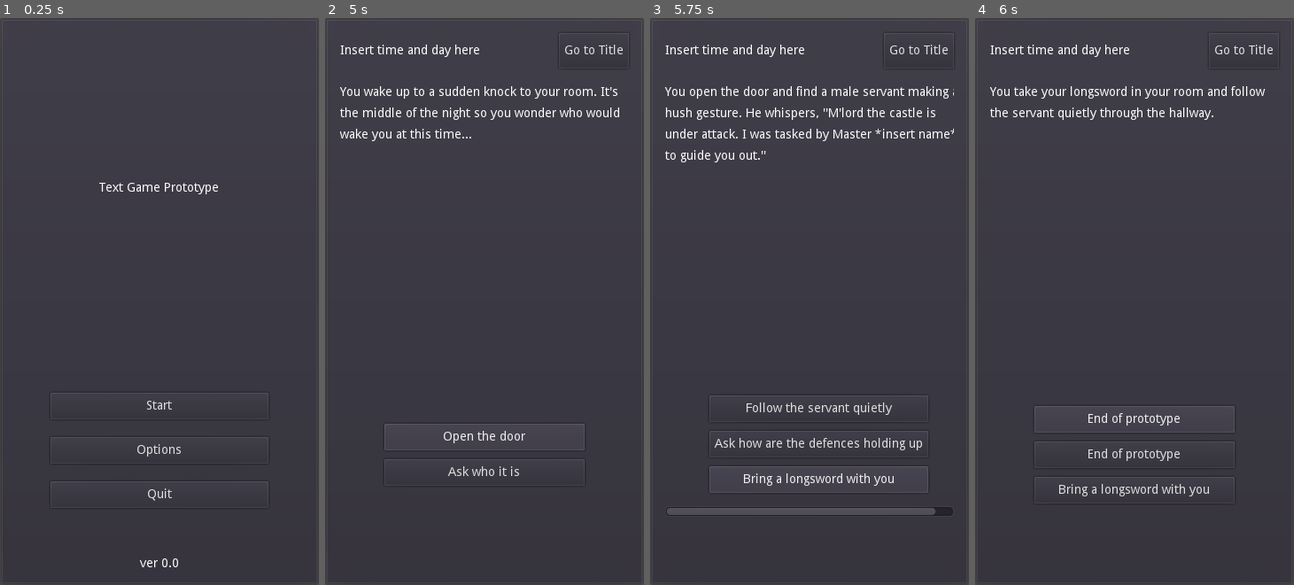
Above: before the commit, frames 1-4 (left to right).
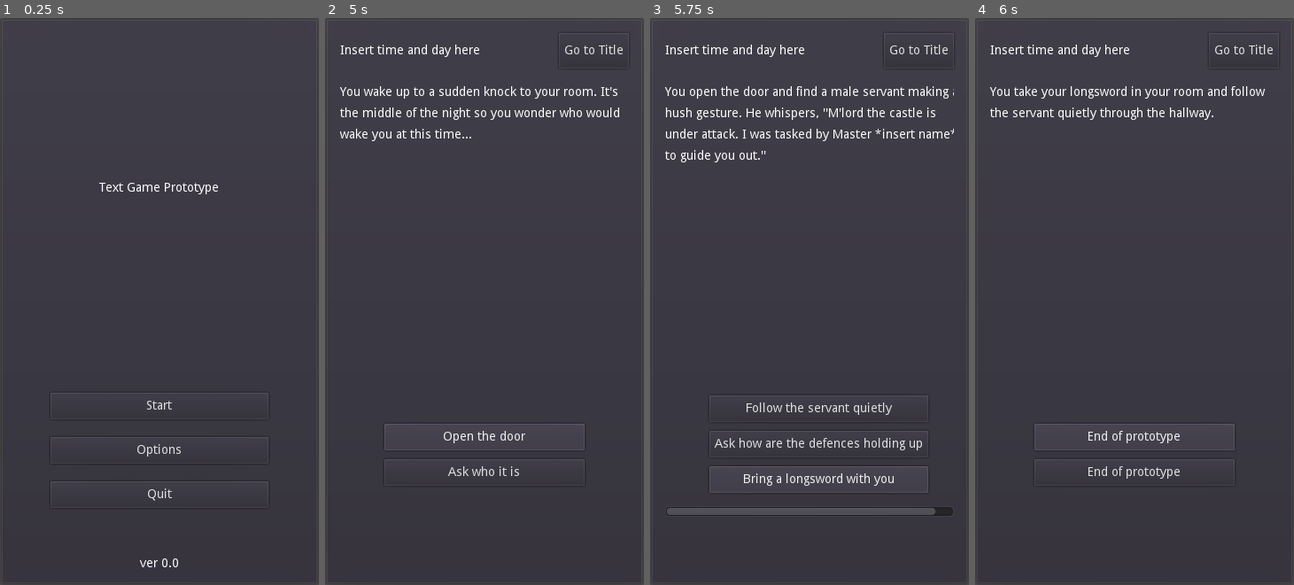
Above: after the commit, the same moments.

Repository: philipuriarte/A-Churchyard-of-Orphans
Game: Godot game, scene res://scenes/main.tscn
Two runs of this game, one before a commit and one after it. Both use one fixed random seed, a clock stepped at 60 frames per second and the inputs below.
Inputs:
- Up to frame 1 (0.25 s): no input
- Up to frame 2 (5 s): click "Start" at 0.5 s; click "Go to Title" at 1.25 s; click "Start" at 2 s; click "Go to Title" at 2.75 s; click "Start" at 3.5 s; click "Continue" at 4.25 s
- Up to frame 3 (5.75 s): click "Open the door" at 5 s
- Up to frame 4 (6 s): click "Follow the servant quietly" at 5.75 s

Frames 1-3 are identical in both runs. In frame 4, 1.9% of the frame differs, in the area x 18-82%, y 68-85%.

Commit message:
Add code to func set_choice_btn to turn off visibility for all Choice buttons when called

Diff:
--- a/logic/content.gd
+++ b/logic/content.gd
@@ -46,6 +46,10 @@
 
 # Sets visibility and text of Choice buttons
 func set_choice_btn(key: String):
+	choice_1.visible = false
+	choice_2.visible = false
+	choice_3.visible = false
+	choice_4.visible = false
 	for choice in content_dict[key]["choices"]:
 		match choice:
 			1:
